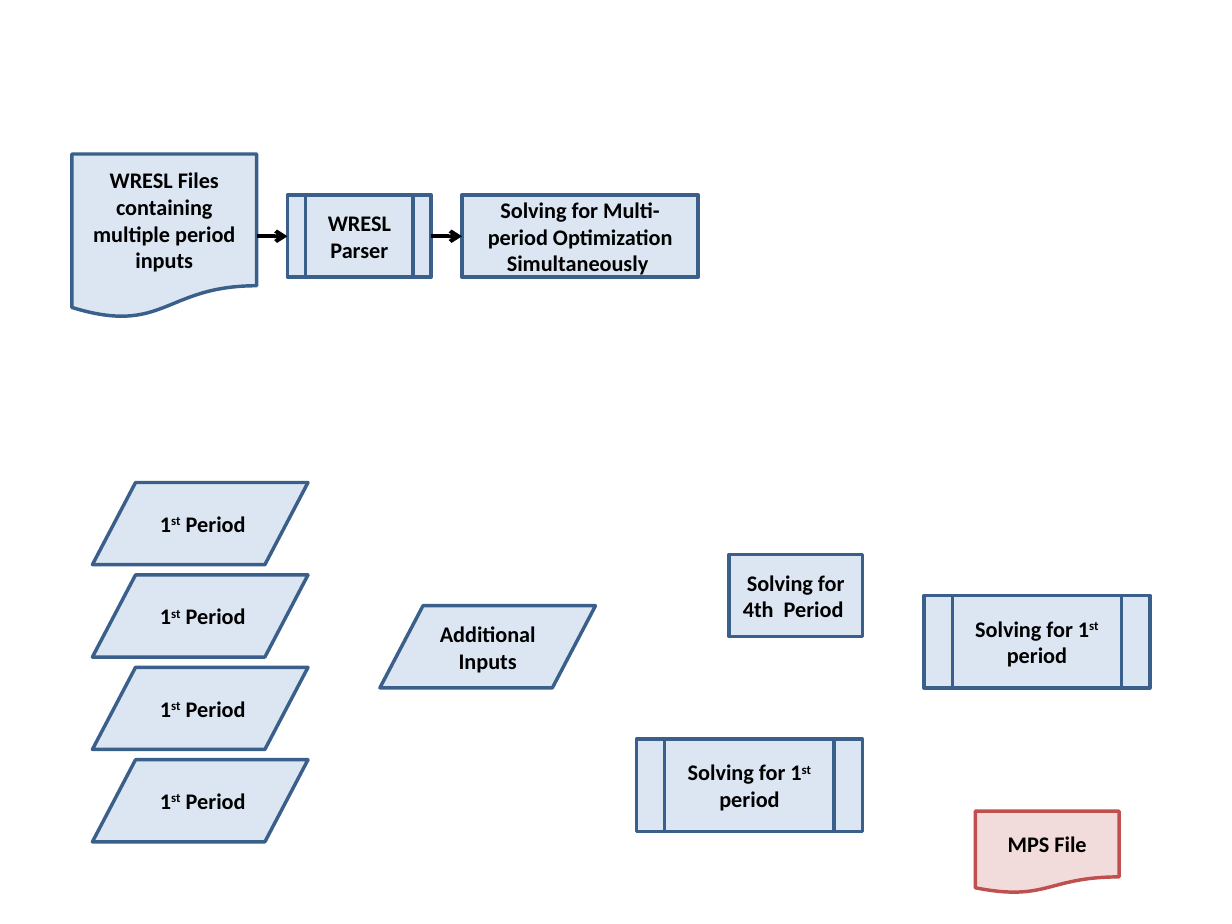
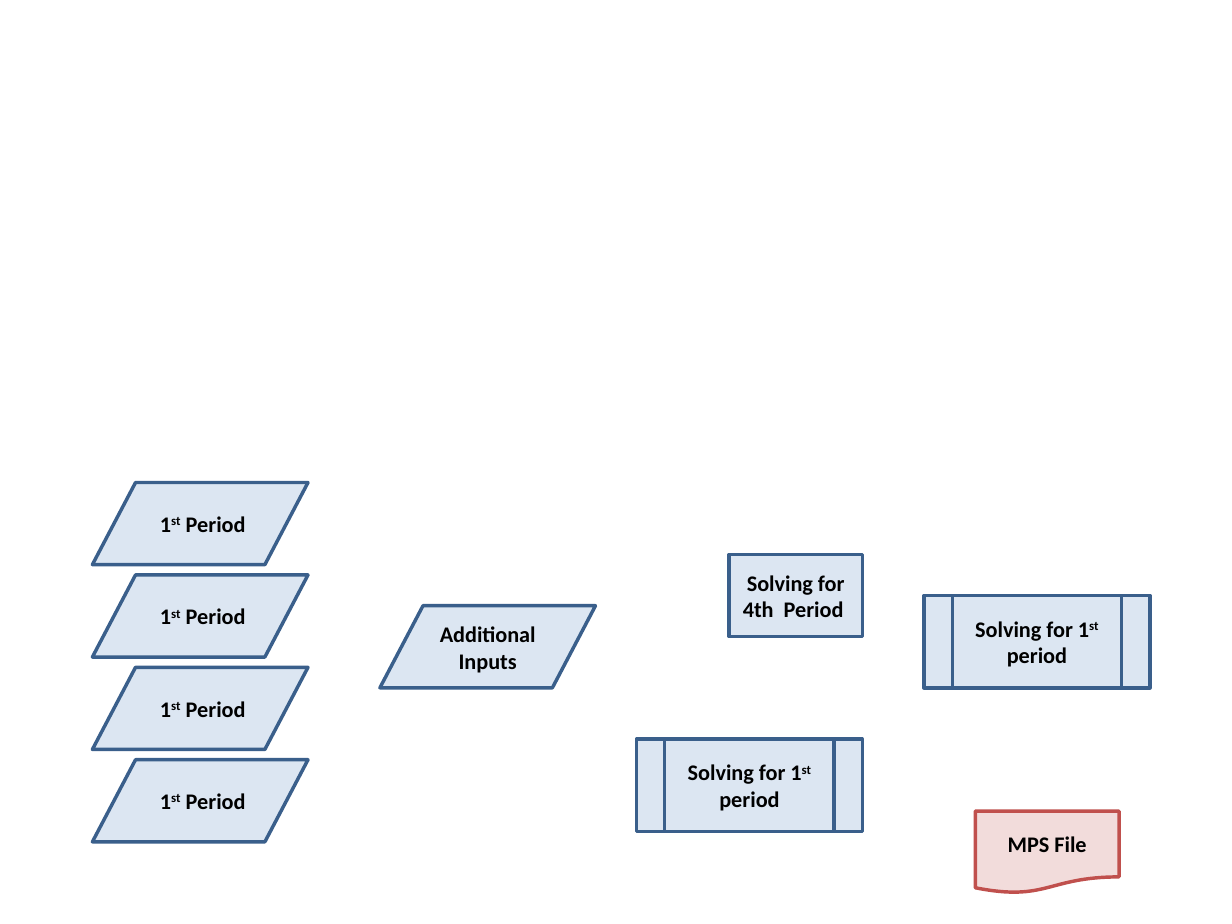
Before and after one commit to CentralValleyModeling/wrims, a slide deck: slide 5 of plans/flowchart_WRIMS.pptx. Drawn at 1232x924 pixels with LibreOffice and Linux fonts; fonts in the diff are those of the drawing. Boxes give left, top, right and bottom in pixels: in the first picture for what was removed or moved away, otherwise in the second. Text is boxed around its words. In the diff, an @@ line names an element or a change of style, - is before the commit and + after.

```diff
--- a/plans/flowchart_WRIMS.pptx
+++ b/plans/flowchart_WRIMS.pptx
@@ flow chart document removed at bbox=[71, 154, 256, 318] @@
-WRESL Files containing multiple period inputs
@@ flow chart predefined process removed at bbox=[287, 195, 431, 277] @@
-WRESL Parser
@@ rectangle removed at bbox=[462, 195, 699, 277] @@
-Solving for Multi-period Optimization Simultaneously
@@ elbow arrow removed from (256, 237) to (287, 237) @@
@@ elbow arrow removed from (431, 237) to (462, 237) @@
```
Also in this commit, not shown: 2 other slides changed, 3 other files.
